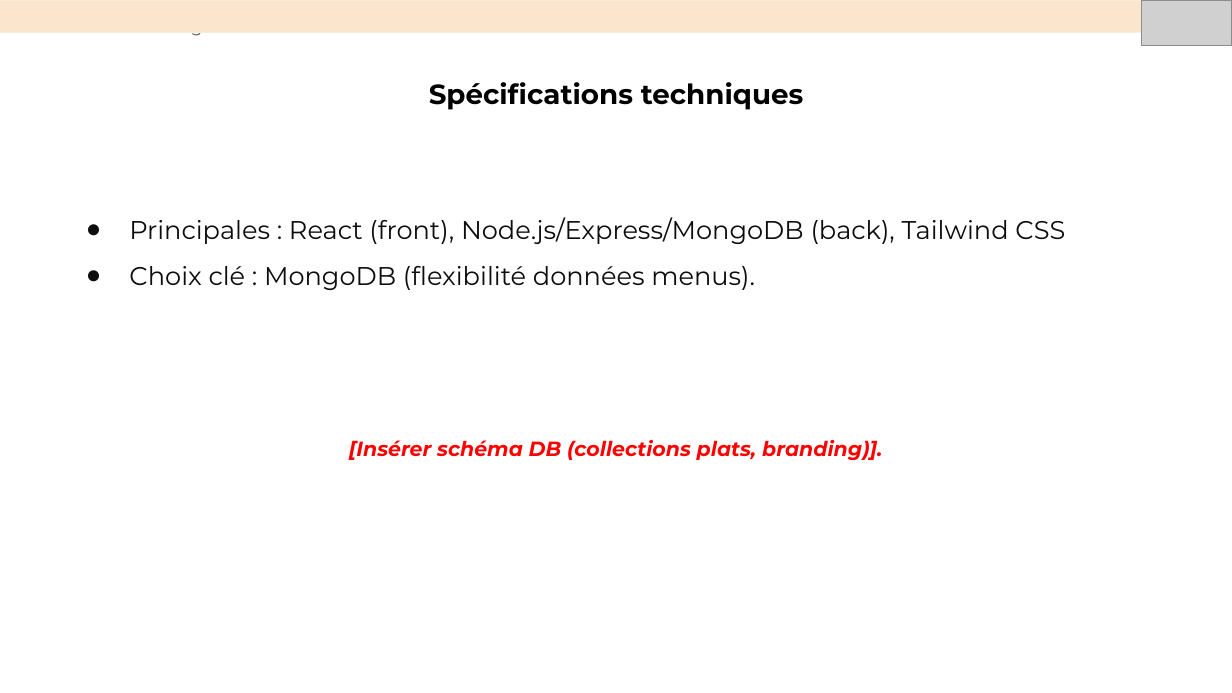
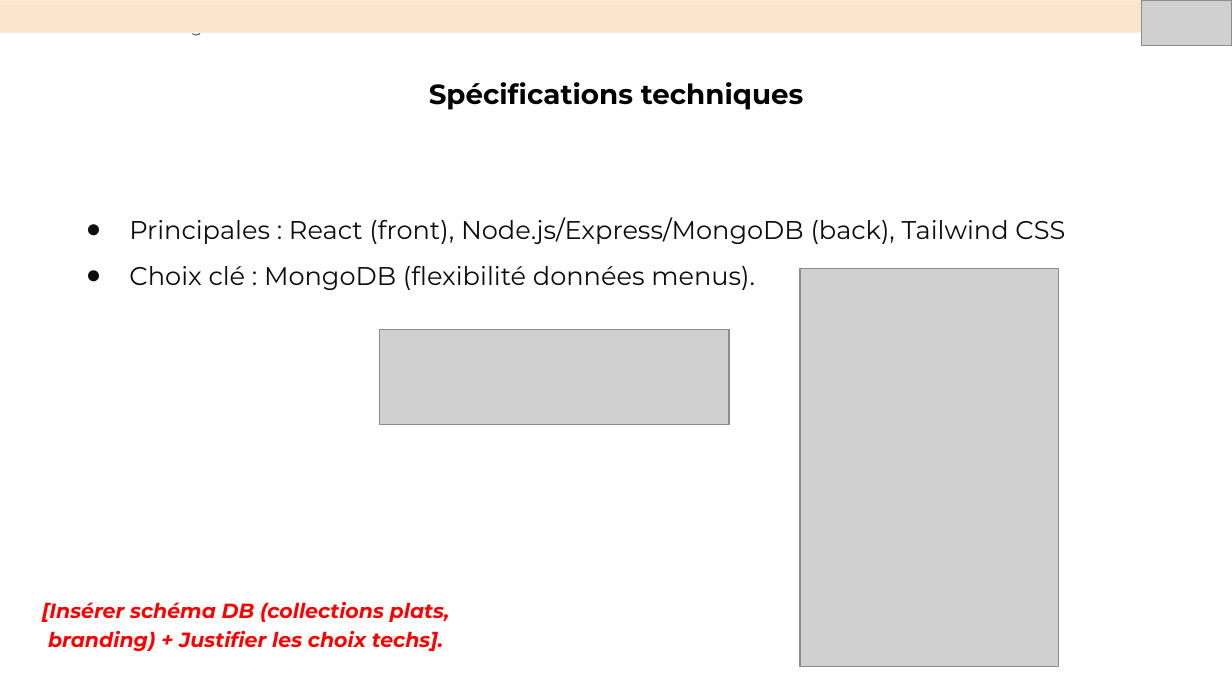
Before and after one commit to Mounir-Bmz/Planifiez-le-d-veloppement-du-site-de-votre-client, a slide deck: slide 7 of Présentation+Soufiane.pptx. Drawn at 1232x693 pixels with LibreOffice and Linux fonts; fonts in the diff are those of the drawing; grey boxes stand for pictures. Boxes give left, top, right and bottom in pixels: in the first picture for what was removed or moved away, otherwise in the second. Text is boxed around its words. In the diff, an @@ line names an element or a change of style, - is before the commit and + after.

```diff
--- a/Présentation+Soufiane.pptx
+++ b/Présentation+Soufiane.pptx
@@ picture added at <box>800,269,1058,667</box> @@
@@ picture added at <box>379,330,728,425</box> @@
@@ text at <box>42,602,450,651</box>: text changed @@
-[Insérer schéma DB (collections plats, branding)].
+[Insérer schéma DB (collections plats, branding) + Justifier les choix techs].
```
Also in this commit, not shown: 6 other slides changed, 1 other file.
